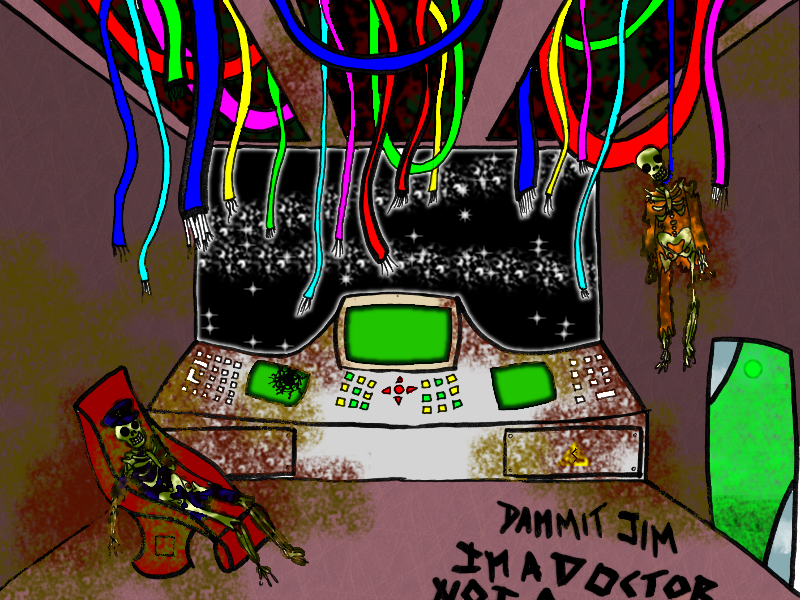
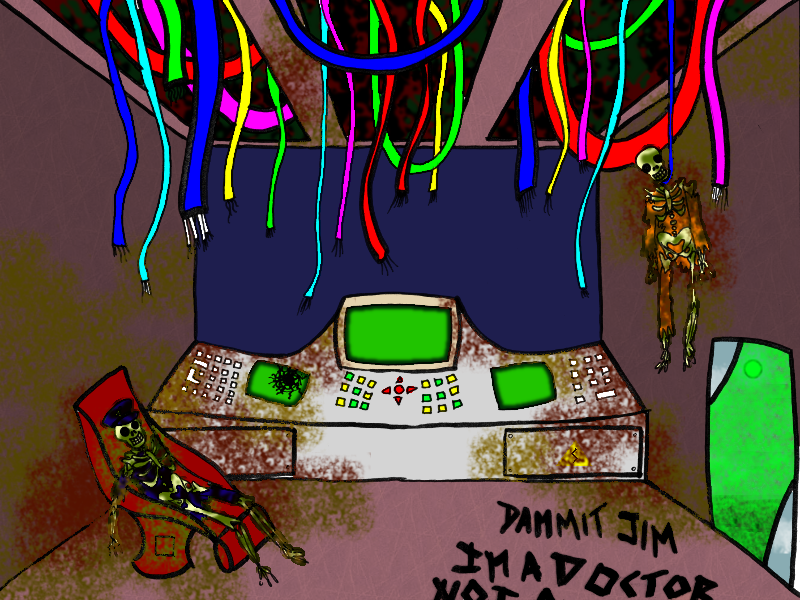
The second 800px x 600px image is a revision of the first. Changes to its layers:
painted on "Walls darker" over [186, 220, 195, 247]
painted on "Walls colour" over [186, 218, 192, 228]
added layer "Star field" (multiply) above "Background" over [194, 145, 602, 356]
painted on "Background" over [195, 145, 602, 356]
